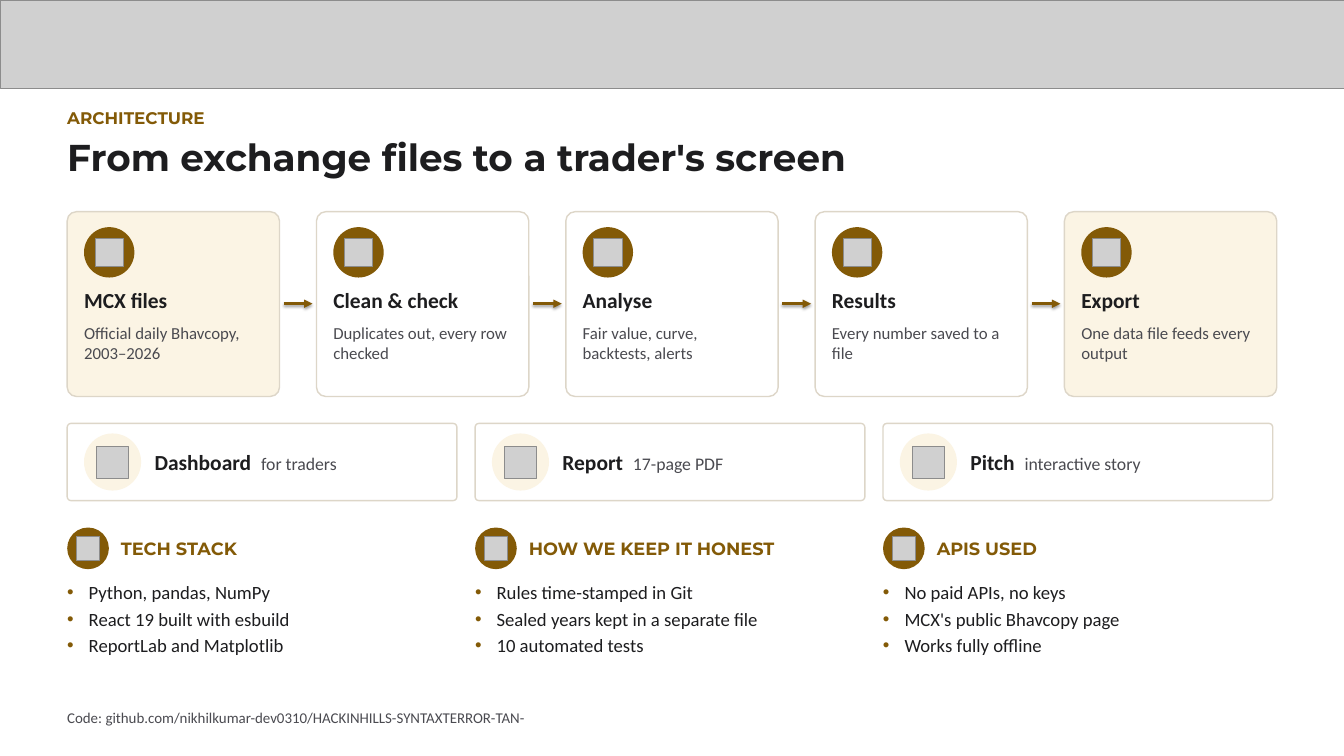
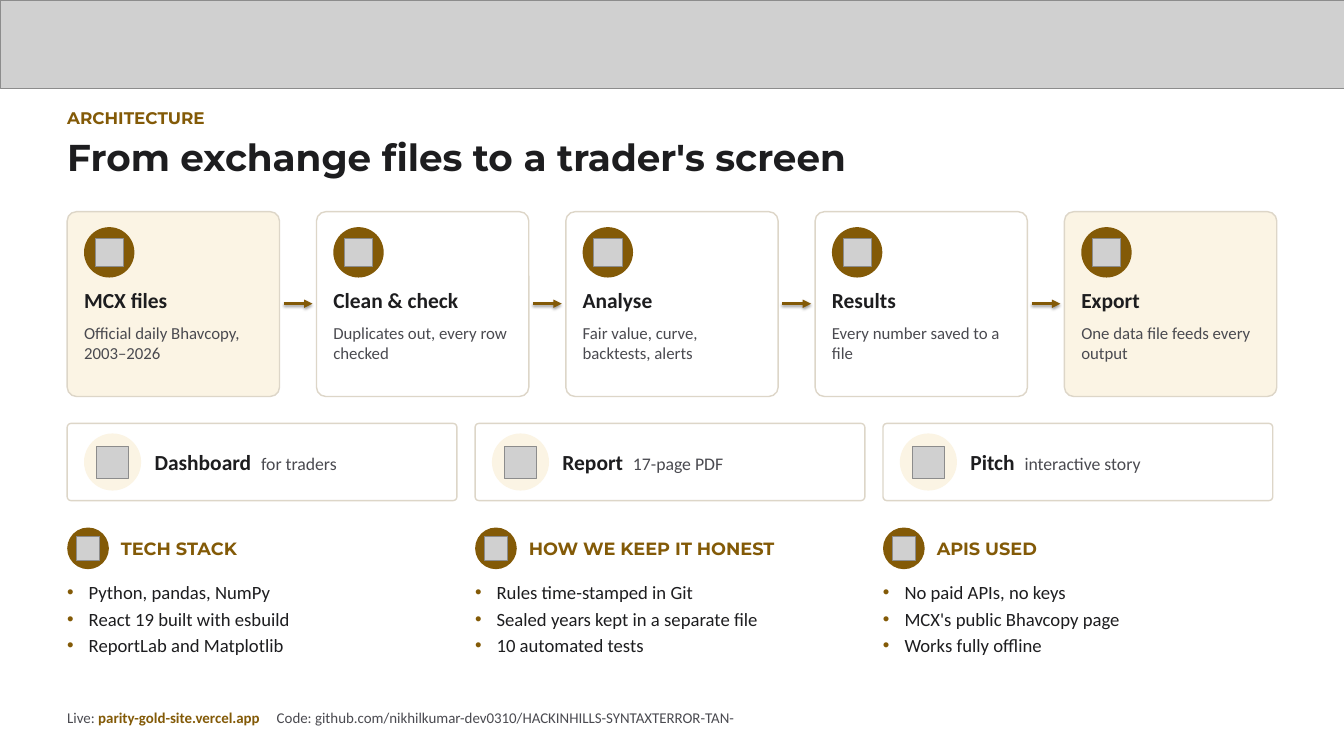
Before and after one commit to nikhilkumar-dev0310/HACKINHILLS-SYNTAXTERROR-TAN-, a slide deck: slide 4 of commodity/presentation/round1/Parity_SyntaxTerror_Round1.pptx. Drawn at 1344x756 pixels with LibreOffice and Linux fonts; fonts in the diff are those of the drawing; grey boxes stand for pictures. Boxes give left, top, right and bottom in pixels: in the first picture for what was removed or moved away, otherwise in the second. Text is boxed around its words. In the diff, an @@ line names an element or a change of style, - is before the commit and + after.

```diff
--- a/commodity/presentation/round1/Parity_SyntaxTerror_Round1.pptx
+++ b/commodity/presentation/round1/Parity_SyntaxTerror_Round1.pptx
@@ text at (67, 712, 734, 726): text changed @@
-Code: github.com/nikhilkumar-dev0310/HACKINHILLS-SYNTAXTERROR-TAN-
+Live: parity-gold-site.vercel.app Code: github.com/nikhilkumar-dev0310/HACKINHILLS-SYNTAXTERROR-TAN-
```
Also in this commit, not shown: 3 other slides changed, 4 other files.
